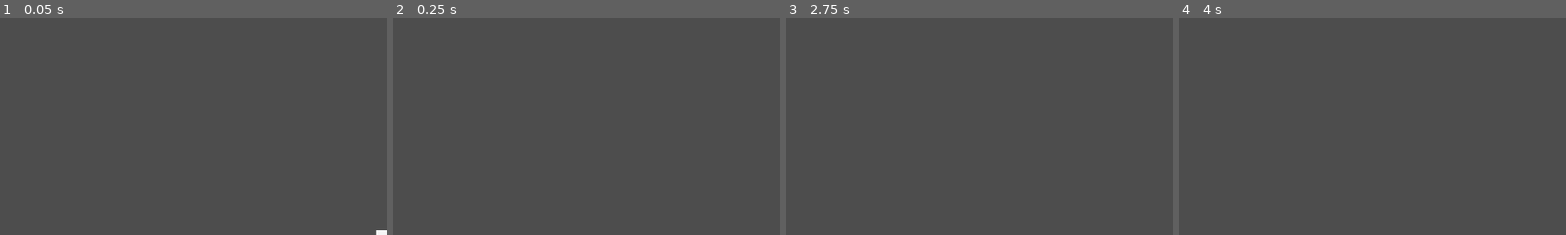
Above: before the commit, frames 1-4 (left to right).
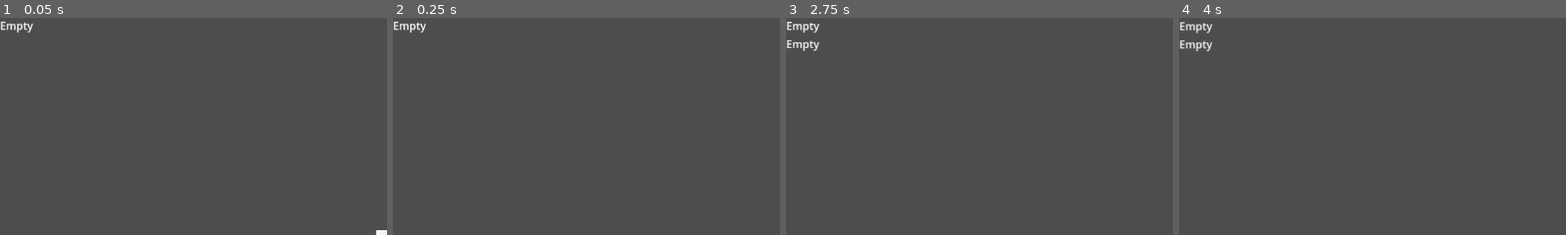
Above: after the commit, the same moments.

Repository: IllinaBurlace/Spell-Puzzle-Platformer
Game: Godot game, scene res://Scenes/test_map.tscn
The game is run twice, just before and just after one commit, with the same random seed, the same clock (stepped at 60 frames per second) and the same inputs.
Inputs (mouse positions are % of the whole screen's width and height, from its top left):
- Up to frame 1 (0.05 s): no input
- Up to frame 2 (0.25 s): no input
- Up to frame 3 (2.75 s): move the mouse to (72, 45) at 0.52 s; hold D (right) 0.53-2.03 s; tap E (cast) at 0.6, 2.1 s; click (72, 45) at 0.67 s; tap Space (jump) at 0.77, 1.52 s; move the mouse to (30, 55) at 1.27 s; tap F (spell) at 1.35 s; move the mouse to (60, 28) at 2.02 s; hold A (left) from 2.03 s (still down)
- Up to frame 4 (4 s): move the mouse to (45, 70) at 2.77 s; release A (left) at 2.78 s; hold D (right) from 2.78 s (still down); tap F (spell) at 2.85 s; click (45, 70) at 2.92 s; tap Space (jump) at 3.02, 3.77 s; move the mouse to (80, 65) at 3.52 s; tap E (cast) at 3.6 s
The pictures show only the part of the screen within x 0-50%, y 0-50%; the shares and areas given below are measured in that part.

The runs differ from the first frame. In frame 1, 0.2% of the frame differs, in the area x 0-9%, y 1-7%; in frame 2, 0.2%; in frame 3, 0.4%; in frame 4, 0.5%, in the area x 0-9%, y 1-16%.

Commit message:
Began work on UI for cylinder

Diff:
--- a/Scenes/cylinder.tscn
+++ b/Scenes/cylinder.tscn
@@ -4,48 +4,30 @@
 
 [node name="Cylinder" type="Control"]
 layout_mode = 3
-anchors_preset = 8
-anchor_left = 0.5
-anchor_top = 0.5
-anchor_right = 0.5
-anchor_bottom = 0.5
-offset_left = -554.0
-offset_top = 301.0
-offset_right = -554.0
-offset_bottom = 301.0
-grow_horizontal = 2
-grow_vertical = 2
+anchors_preset = 0
 size_flags_horizontal = 3
 size_flags_vertical = 3
 script = ExtResource("1_787um")
 
 [node name="Slots" type="VBoxContainer" parent="."]
 layout_mode = 1
-offset_top = -158.0
 offset_right = 50.0
-grow_vertical = 0
-metadata/_edit_use_anchors_ = true
+offset_bottom = 158.0
 
 [node name="Slot1" type="Label" parent="Slots"]
 layout_mode = 2
-text = "Empty	"
 
 [node name="Slot2" type="Label" parent="Slots"]
 layout_mode = 2
-text = "Empty	"
 
 [node name="Slot3" type="Label" parent="Slots"]
 layout_mode = 2
-text = "Empty	"
 
 [node name="Slot4" type="Label" parent="Slots"]
 layout_mode = 2
-text = "Empty	"
 
 [node name="Slot5" type="Label" parent="Slots"]
 layout_mode = 2
-text = "Empty	"
 
 [node name="Slot6" type="Label" parent="Slots"]
 layout_mode = 2
-text = "Empty	"
--- a/Scenes/player.tscn
+++ b/Scenes/player.tscn
@@ -34,6 +34,10 @@
 script = ExtResource("5_8erm5")
 
 [node name="Cylinder" parent="." instance=ExtResource("7_3smsa")]
+offset_left = 0.0
+offset_top = 0.0
+offset_right = 0.0
+offset_bottom = 0.0
 
 [node name="Spellcast" parent="." instance=ExtResource("6_x3wgy")]
 visible = false
--- a/Scenes/spellcast.tscn
+++ b/Scenes/spellcast.tscn
@@ -14,11 +14,3 @@
 script = ExtResource("1_2rayj")
 
 [node name="Glyph" type="Line2D" parent="."]
-
-[node name="Panel" type="Panel" parent="."]
-layout_mode = 1
-anchors_preset = 15
-anchor_right = 1.0
-anchor_bottom = 1.0
-grow_horizontal = 2
-grow_vertical = 2
--- a/Scripts/Player/cylinder.gd
+++ b/Scripts/Player/cylinder.gd
@@ -8,6 +8,14 @@
 
 func _process(delta: float) -> void:
 	global_position = Vector2.ZERO
+
+	for i in queue_length:
+		var label: Label = get_node("Slots/Slot" + String.num_int64(i + 1))
+		label.text = "Empty"
+
+	for i in current_queue.size():
+		var label: Label = get_node("Slots/Slot" + String.num_int64(i + 1))
+		label.text = current_queue[i]
 
 func cast() -> void:
 	if !current_queue.is_empty():
